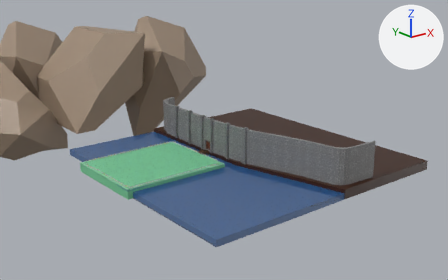
Two versions of the glTF model assets/models/overworld/ch1_overworld_env.glb, one commit apart.
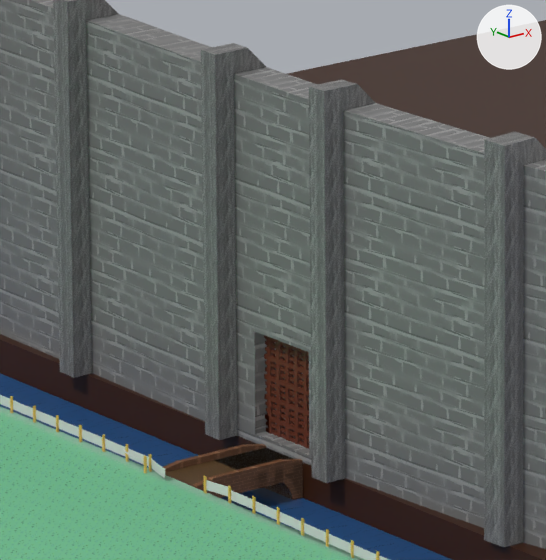
There are two pictures of each version: one from a camera (50 mm lens) standing at (-492.0, -682.0, 292.0) and looking at (28.0, -32.0, 32.0), one close up on the part from 41% to 51% of the width and 40% to 57% of the height. Lighting does not change. The marker at upper right points along +X, +Y and +Z. The older version's two pictures come first. Objects named as collision shapes, trigger or cutter boxes, shadow casters or lower levels of detail are left out. Where no turn or scale is listed for an object, it has been applied to the vertices. Vertices at exactly the same position are counted once.

The older version as bpy lines, for what is in view:
```python
me_cube_007 = bpy.data.meshes.new('Cube.007')
me_cube_007.from_pydata(...)  # 32 vertices, 60 faces; spans x -148.3..1.0, y -66.0..59.9, z -11.8..1.0
# faces by material slot: [44, 8, 8]
me_cube_007.materials.append(mat_landmiddle)  # picture img_land_top_middle
me_cube_007.materials.append(mat_landedge)  # picture img_land_top_edge
me_cube_007.materials.append(mat_landcorner)  # picture img_land_top_corner
me_cube_009 = bpy.data.meshes.new('Cube.009')
me_cube_009.from_pydata(...)  # 136 vertices, 268 faces; spans x -4.0..101.0, y -216.0..142.0, z -1.0..49.0
# faces by material slot: [174, 94]
me_cube_009.materials.append(mat_citadelwall)  # picture img_citadel_wall
me_cube_009.materials.append(mat_citadelpillar)  # picture img_citadel_pillar
me_cube_016 = bpy.data.meshes.new('Cube.016')
me_cube_016.from_pydata(...)  # 34 vertices, 64 faces; spans x -151.0..46.0, y -232.0..132.0, z -3.0..5.0
me_cube_016.materials.append(mat_river)
ob_citadelwall_col = bpy.data.objects.new('CitadelWall-col', me_cube_009)
ob_citadelwall_col.location = (17.6, -8.8, 13.7)
ob_land = bpy.data.objects.new('Land', me_cube_007)
ob_land.location = (-0.7, -2.4, 11.7)
ob_river = bpy.data.objects.new('River', me_cube_016)
ob_river.location = (8.3, 0.0, 2.7)
# also in view: 'LandFence-col' at (-73.0, -4.0, 14.0); 'Bridge' at (8.0, -9.0, 10.0); 'CitadelFoundation' at (120.0, -48.0, 6.0); 'CitadelGate-col' at (18.0, -9.0, 20.0)
```
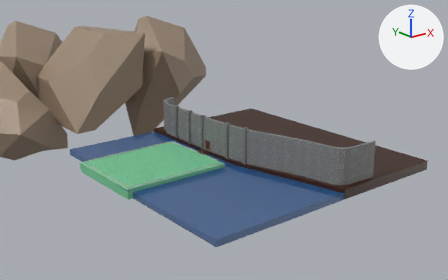
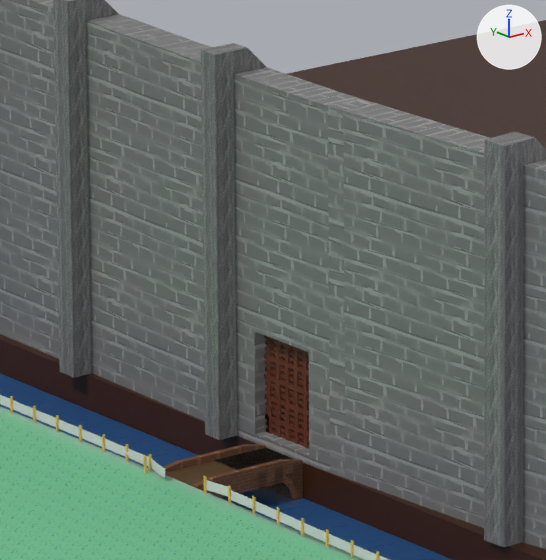
Where the change shows, as pixel boxes (x1, y1, x2, y2) in the close-ups (546 x 560 px):
part 1 of me_cube_009, cut back: before (309, 80, 375, 483); after (328, 99, 375, 478)

The change, as a list of edits to the scene's bpy script:
```text
Change me_cube_009:
    used by ob_citadelwall_col; location = (17.6, -8.8, 13.7)
    remove me_cube_009.from_pydata(...)  # 136 vertices, 268 faces; spans x -4.0..101.0, y -216.0..142.0, z -1.0..49.0
    add me_cube_009.from_pydata(...)  # 130 vertices, 256 faces; spans x -4.0..101.0, y -216.0..142.0, z -1.0..49.0
    me_cube_009 part 1
    6 vertices are removed from x -4.0..2.0, y -12.0..-10.0, z -1.0..49.0
    16 faces are deleted
    4 new faces join them, mat_citadelwall (picture img_citadel_wall)
```
